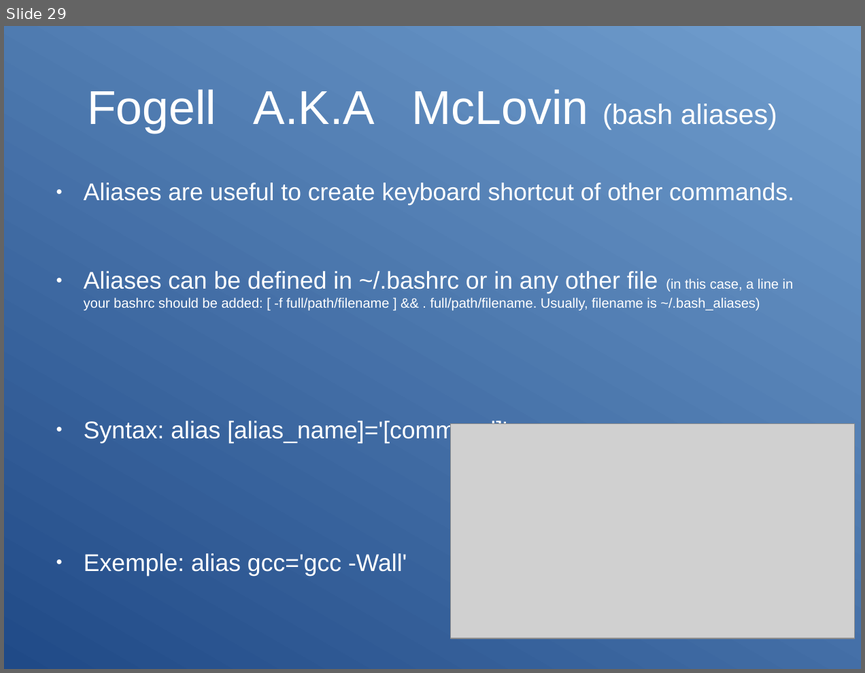
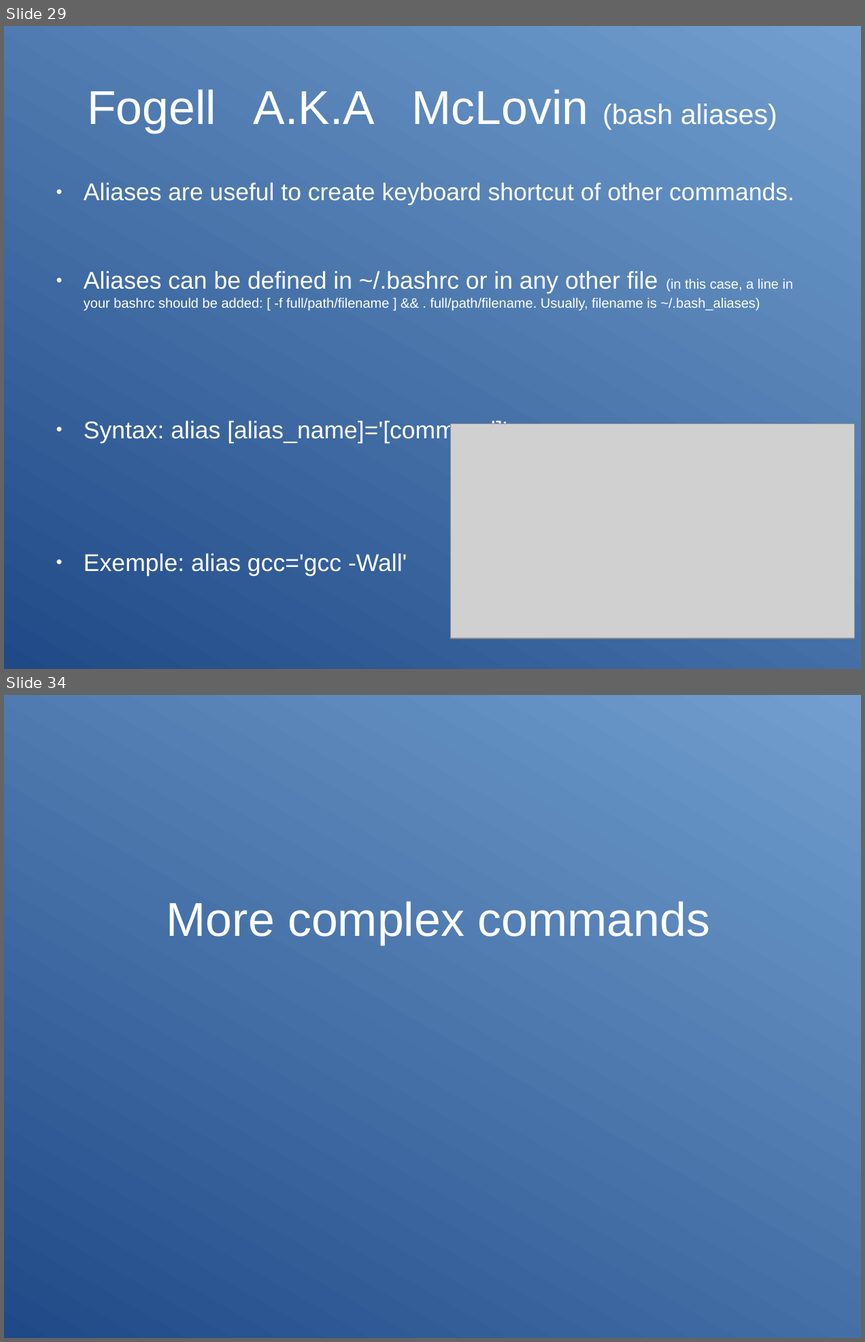
Before and after one commit to Clibre/An-introduction-to-bash, a slide deck: presentation.odp. Shown one above the other, each under a label of ours: slide 29 before the commit, slides 29 and 34 after it; the slides between them are not shown. The pictures are 865x673 and 865x1342 pixels, drawn with LibreOffice and Linux fonts; fonts in the diff are those of the drawing; grey boxes stand for pictures. Boxes give left, top, right and bottom in pixels: in the first picture for what was removed or moved away, otherwise in the second. Text is boxed around its words. In the diff, an @@ line names an element or a change of style, - is before the commit and + after.

```diff
--- a/presentation.odp
+++ b/presentation.odp
@@ slide 34 added at [4, 695, 861, 1338], background gradient #204A87 to #729FCF @@
@@ title added at [167, 901, 710, 945], 44 pt, text #FFFFFF @@
+More complex commands
```
Also in this commit, not shown: 1 slide changed, 9 other slides added, 2 other files.
